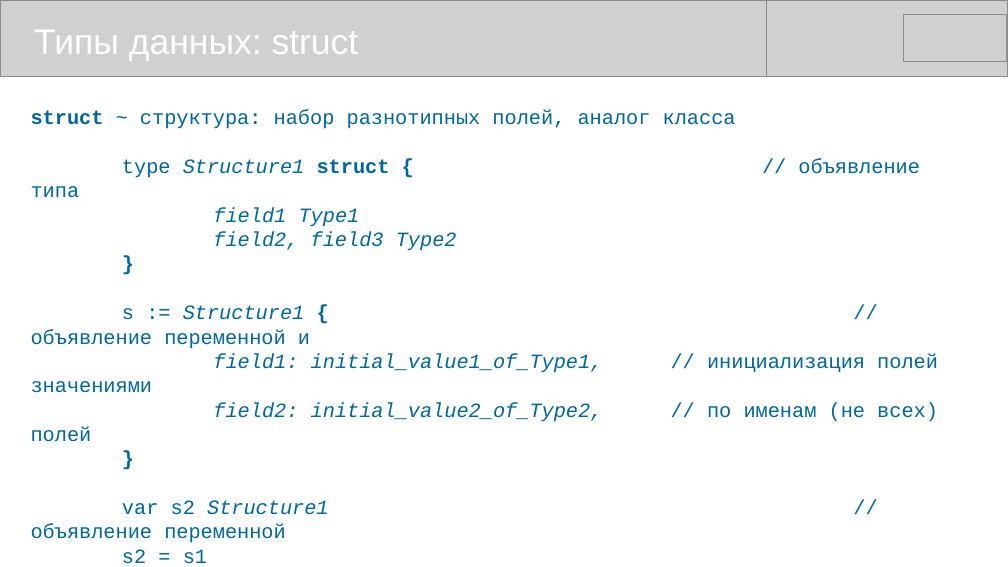
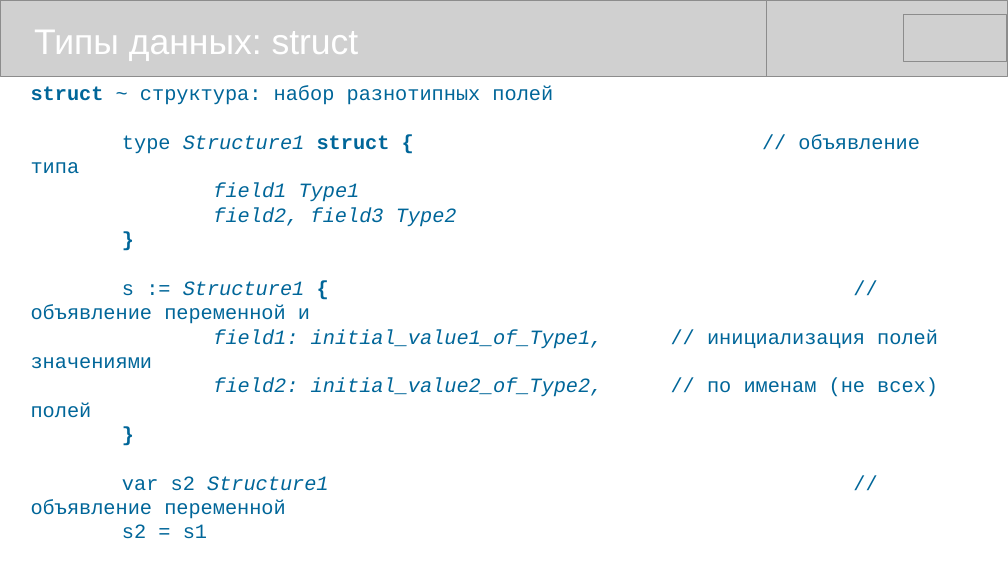
Before and after one commit to mike-shock/Go_language, a slide deck: slide 22 of Go_Review.odp. Drawn at 1008x567 pixels with LibreOffice and Linux fonts; fonts in the diff are those of the drawing; grey boxes stand for pictures. Boxes give left, top, right and bottom in pixels: in the first picture for what was removed or moved away, otherwise in the second. Text is boxed around its words. In the diff, an @@ line names an element or a change of style, - is before the commit and + after.

```diff
--- a/Go_Review.odp
+++ b/Go_Review.odp
@@ text at [31,85,553,105]: text changed @@
-struct ~ структура: набор разнотипных полей, аналог класса
+struct ~ структура: набор разнотипных полей
```
Also in this commit, not shown: 7 other slides changed, 1 slide added, 2 other files.
